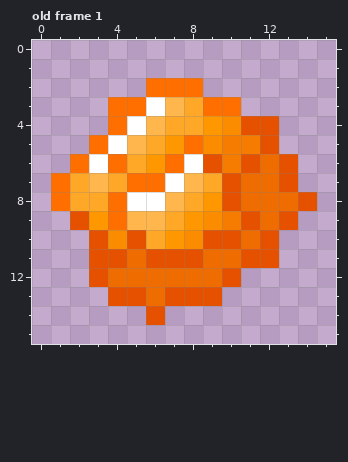
Two states of a pixel-art file, assets/ase/spatialite_crystal.aseprite. The first picture shows the starting point.
16x16 pixels, 1 frame. Colours within 5 levels of each other are drawn and written as one. Shown: old frame 1. The commit also changed other frames, which this record leaves out.
The same view after the edit:
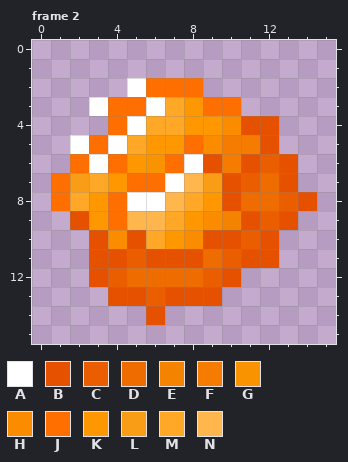
Palette (. is transparent): A #ffffff  B #e65100  C #ea5e00  D #ef6c00  E #f48300  F #f57c00  G #f99300  H #fb8c00  J #ff6f00  K #ff9800  L #f99c16  M #ffa726  N #ffb74d
A new or re-ordered frame is compared with the old frame closest to it.
From old to new:
frames 1 -> 5
layer "Layer 6" added
layer "Layer 7" added
--- frame 2 is new; against old frame 1, layers "Layer 7", "Layer 6"
@@ x 0..15 @@
  1 ................
- 2 ......JJJ.......
- 3 ....JJANMJJ.....
- 4 ....JANMMKHBB...
- 5 ...JANMKJHFFB...
- 6 ..JAJMKJABFBDB..
- 7 .JMNMJJANMBDDB..
- 8 .JMMJAANMKBDDDB.
- 9 ..BKJNNMKHFBDB..
-10 ...BHBMKHBBDB...
-11 ...BBDBBBDDBB...
-12 ...BDDDDDDB.....
-13 ....BBDBBB......
+ 2 .....AJJJ.......
+ 3 ...AJJAMKJJ.....
+ 4 ....JAMMKKHBB...
+ 5 ..AJAMKKJHFFB...
+ 6 ..JAJKGJABFBCB..
+ 7 .JLMKJJANLBCDB..
+ 8 .JMKJAANMKBDDCB.
+ 9 ..BKJNNMKHEBCB..
+10 ...BHBMKHBBCB...
+11 ...BBCBBBDCBB...
+12 ...BCDDDDCB.....
+13 ....BBCBBB......
 14 ......B.........
